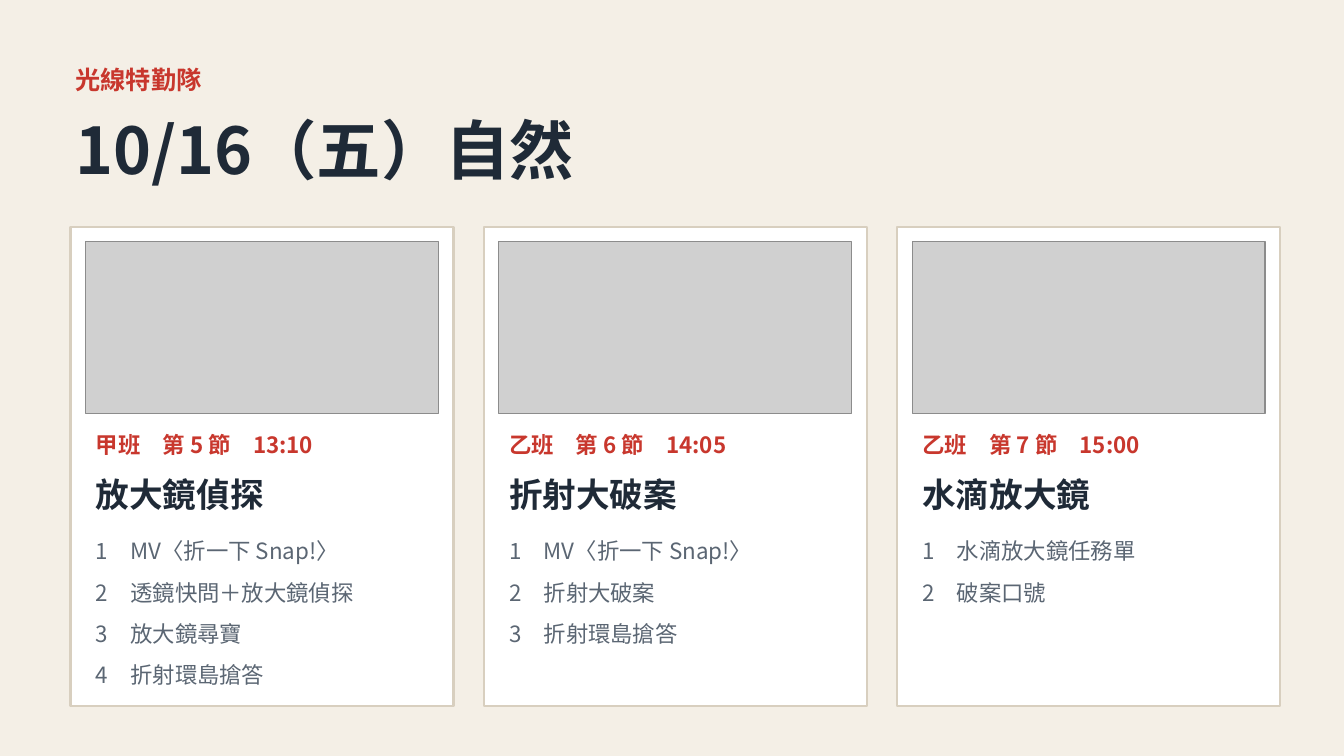
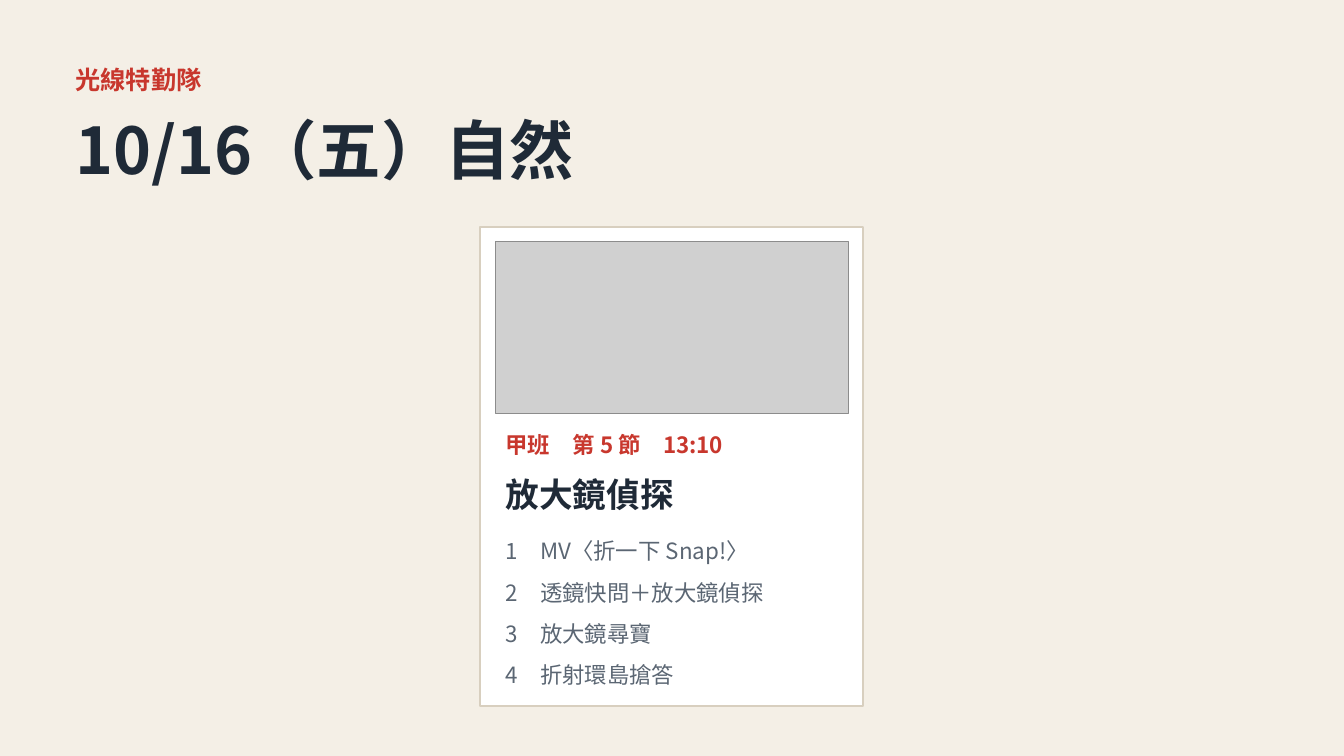
Before and after one commit to classtools1020/classtools1020.github.io, a slide deck: slide 1 of light-refract/1016/slides.pptx. Drawn at 1344x756 pixels with LibreOffice and Linux fonts; fonts in the diff are those of the drawing; grey boxes stand for pictures. Boxes give left, top, right and bottom in pixels: in the first picture for what was removed or moved away, otherwise in the second. Text is boxed around its words. In the diff, an @@ line names an element or a change of style, - is before the commit and + after.

```diff
--- a/light-refract/1016/slides.pptx
+++ b/light-refract/1016/slides.pptx
@@ 6 texts, 1 picture, 1 rectangle: place and size @@
-6 texts, 1 picture, 1 rectangle at bbox=[71, 227, 454, 706]
+6 texts, 1 picture, 1 rectangle at bbox=[481, 227, 864, 706]
@@ rectangle removed at bbox=[484, 227, 867, 706] @@
@@ rectangle removed at bbox=[897, 227, 1280, 706] @@
@@ picture removed at bbox=[499, 242, 852, 413] @@
@@ picture removed at bbox=[912, 242, 1265, 413] @@
@@ text removed at bbox=[509, 431, 726, 459] @@
-乙班 第 6 節 14:05
@@ text removed at bbox=[922, 431, 1140, 459] @@
-乙班 第 7 節 15:00
@@ text removed at bbox=[509, 478, 677, 510] @@
-折射大破案
@@ text removed at bbox=[922, 478, 1090, 510] @@
-水滴放大鏡
@@ text removed at bbox=[509, 540, 752, 564] @@
-1 MV〈折一下 Snap!〉
@@ text removed at bbox=[922, 540, 1136, 561] @@
-1 水滴放大鏡任務單
@@ text removed at bbox=[509, 582, 656, 603] @@
-2 折射大破案
@@ text removed at bbox=[922, 582, 1046, 603] @@
-2 破案口號
@@ text removed at bbox=[509, 623, 678, 644] @@
-3 折射環島搶答
```
Also in this commit, not shown: 3 other slides changed, 17 slides removed, 8 other files.
